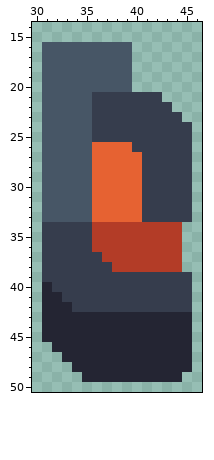
Edited in one commit: pixel-art file (sprites/units/metalloid/GROUND (MECH)/DISTAL/biotic-zlo-unit-distal.ase). The picture above is the old version.
70x70 pixels, 1 frame. Shown: x 30..46, y 14..50.
The same view after the edit:
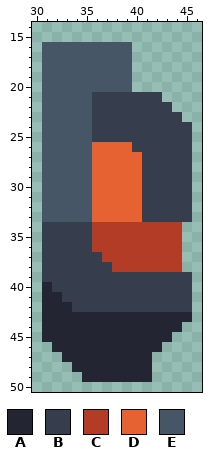
Palette (. is transparent): A #242533  B #363d4d  C #b33c27  D #e66232  E #475666
Change:
{"where": "layer \"WEAPON\""}
{"y":44,"x":45,"old":"A","new":"."}
{"y":45,"x":44,"old":"AA","new":".."}
{"y":46,"x":43,"old":"AAA","new":"..."}
{"y":47,"x":42,"old":"AAAA","new":"...."}
{"y":48,"x":42,"old":"AAAA","new":"...."}
{"y":49,"x":42,"old":"AAA","new":"..."}
{"label":"erased","picture_box":[152,322,192,382]}
